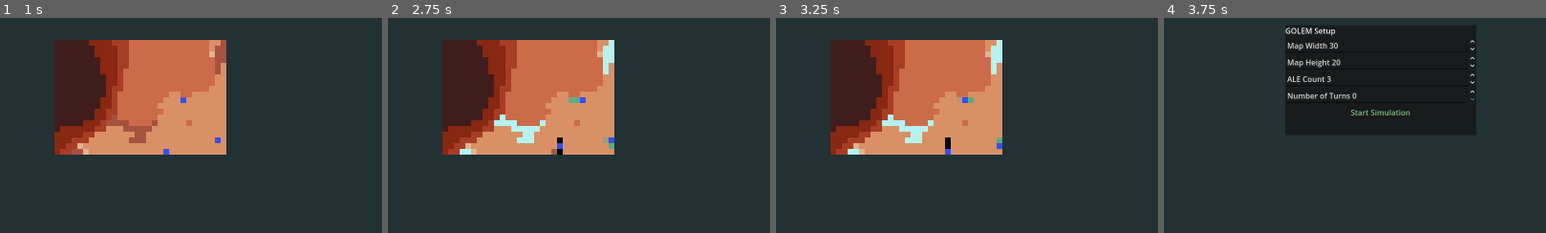
Above: before the commit, frames 1-4 (left to right).
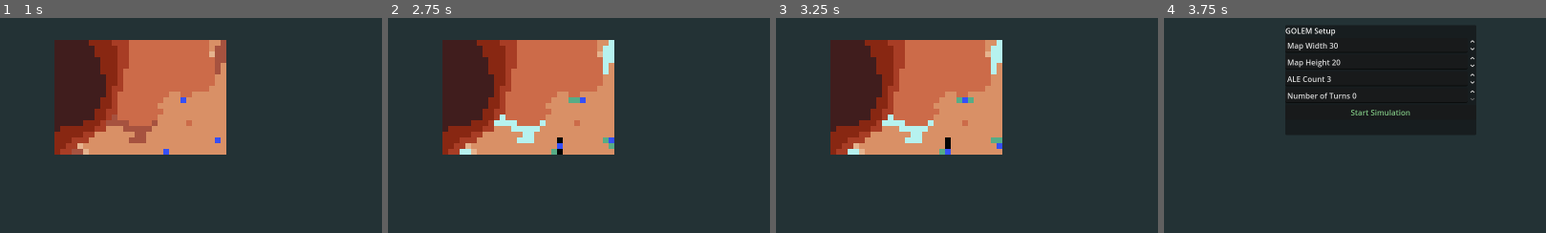
Above: after the commit, the same moments.

Repository: qgEyal/GOLEM_012
Game: Godot game, scene res://scenes/main.tscn
Same seed, same stepped clock (60 frames per second), same inputs: the game is played once before the commit and once after it.
Inputs (mouse positions are % of the whole screen's width and height, from its top left):
- Up to frame 1 (1 s): click "Start Simulation" at 0.5 s
- Up to frame 2 (2.75 s): move the mouse to (72, 45) at 1.27 s; hold D (map_right) 1.28-2.03 s; hold T (change) 1.28-2.03 s; click (72, 45) at 1.42 s; move the mouse to (30, 55) at 2.02 s; hold S (map_down) from 2.03 s (still down); tap T (change) at 2.1 s
- Up to frame 3 (3.25 s): tap Enter at 2.75 s; move the mouse to (60, 28) at 2.77 s; release S (map_down) at 2.78 s; hold D (map_right) from 2.78 s (still down); hold G (toggle_grid) from 2.78 s (still down); tap T (change) at 3.05 s
- Up to frame 4 (3.75 s): tap N (restart) at 3.5 s; move the mouse to (45, 70) at 3.52 s; release D (map_right) at 3.53 s; release G (toggle_grid) at 3.53 s; hold W (map_up) from 3.53 s (still down); tap T (change) at 3.6 s; click (45, 70) at 3.67 s
The pictures show only the part of the screen within x 22-72%, y 22-72%; the shares and areas given below are measured in that part.

Frame 1 is identical in both runs. In frame 2, less than 0.1% of the frame differs, in the area x 42-58%, y 55-64%; in frame 3, 0.1%, in the area x 42-58%, y 36-64%; in frame 4, nothing differs.

Commit message:
Restructured Resources folder; Optimized ale.gd

Diff:
--- a/project.godot
+++ b/project.godot
@@ -26,10 +26,6 @@
 window/size/viewport_width=1600
 window/size/viewport_height=900
 window/vsync/vsync_mode=0
-
-[editor_plugins]
-
-enabled=PackedStringArray("res://addons/script-ide/plugin.cfg")
 
 [input]
 
--- a/scripts/config/init_config.gd
+++ b/scripts/config/init_config.gd
@@ -35,14 +35,14 @@
 }
 
 const INIT_SYMBOLS: Dictionary = {
-	"Scout":      preload("res://assets/resources/symbols/INIT/scout.tres"),
-	"Explorer":   preload("res://assets/resources/symbols/INIT/explorer.tres"),
-	"Archivist":  preload("res://assets/resources/symbols/INIT/archivist.tres"),
-	"Scribe":     preload("res://assets/resources/symbols/INIT/scribe.tres"),
-	"Courier":    preload("res://assets/resources/symbols/INIT/courier.tres"),
-	"Glyphweaver":preload("res://assets/resources/symbols/INIT/glyphweaver.tres"),
-	"Sentinel":   preload("res://assets/resources/symbols/INIT/sentinel.tres"),
-	"Alchemist":  preload("res://assets/resources/symbols/INIT/alchemist.tres"),
+	"Scout":      preload("res://assets/resources/commands/INIT/scout.tres"),
+	"Explorer":   preload("res://assets/resources/commands/INIT/explorer.tres"),
+	"Archivist":  preload("res://assets/resources/commands/INIT/archivist.tres"),
+	"Scribe":     preload("res://assets/resources/commands/INIT/scribe.tres"),
+	"Courier":    preload("res://assets/resources/commands/INIT/courier.tres"),
+	"Glyphweaver":preload("res://assets/resources/commands/INIT/glyphweaver.tres"),
+	"Sentinel":   preload("res://assets/resources/commands/INIT/sentinel.tres"),
+	"Alchemist":  preload("res://assets/resources/commands/INIT/alchemist.tres"),
 }
 
 
--- a/scripts/entities/ale.gd
+++ b/scripts/entities/ale.gd
@@ -2,12 +2,14 @@
 extends Node2D
 
 const DIRECTIONS : Array[Vector2i] = [Vector2i.UP, Vector2i.DOWN, Vector2i.LEFT, Vector2i.RIGHT]
+const PHASE_TEMPLATE : PackedStringArray = ["INIT", "SENSE", "PROC", "MEM", "COMM", "MOVE", "EVOLVE"]
 
 @onready var sprite : Sprite2D = $Sprite
 #@onready var _fallback_definition : ALEdefinition = preload("res://assets/resources/ale_definition.tres")
 
 ## set ALE behavior
 @export var behavior : ALEBehavior # set by ALEManager at spawn
+@export var seal_symbol : SEALSymbol
 
 @export var definition : ALEdefinition : set = set_definition   # injected by manager
 @onready var main : Main
@@ -42,7 +44,6 @@
 enum State { MOVING, STOPPED, COLLIDING, IDLE }
 
 var state        : State  = State.MOVING
-var stop_timer   : float  = 0.0
 var move_speed   : float
 var move_timer   : float  = 1.0
 var tile_size    : int
@@ -50,7 +51,12 @@
 var prev_grid_pos : Vector2i
 var symbol_grid_size : int = 3
 
-var stop_turns : int
+var pause_turns: int = 0 # whole turns remaining
+var _last_turn_seen: int = -1 # cache to detect new turns
+## testing new timers
+#var stop_timer   : float  = 0.0
+#var stop_turns : int
+
 var visited_cells : Dictionary = {}
 var body_color    : Color
 var trail_color   : Color
@@ -60,11 +66,13 @@
 var enable_trails             : bool
 var enable_collision_handling : bool
 
-var seal_symbol : SEALSymbol
+
 var ale_id : int = -1
 
 var last_sensed_terrain : int = -1      # used by behaviour
 var trail_turns_left    : int = 0
+
+var trail_enabled: bool
 
 
 
@@ -112,14 +120,14 @@
 	# ─── INIT command log ───
 
 	## Pick fixed test command from ALEdefinition
-	var cmds := definition.core_instructions.duplicate()
-	print("cmds ", cmds)
+	#var cmds := definition.core_instructions.duplicate()
 	# ensure INIT is first, withouth MOVE (speed optimization)
-	phase_pipeline = ["INIT"]
-	for c in cmds:
-#		if c != "INIT" and c != "MOVE":
-		if c != "INIT":
-			phase_pipeline.append(c)
+	#phase_pipeline = ["INIT"]
+	#for c in cmds:
+##		if c != "INIT" and c != "MOVE":
+		#if c != "INIT":
+			#phase_pipeline.append(c)
+	phase_pipeline = PHASE_TEMPLATE.duplicate()
 	phase_index = 0
 	## phase_pipeline holds only INIT, SENSE, PROC, MEM, MOVE,COMM, EVOLVE
 	## invoke INIT
@@ -139,7 +147,6 @@
 
 	if definition == null:
 		set_definition(definition)
-	print("Phase pipeline: ", phase_pipeline)
 	prev_grid_pos = grid_pos
 	set_process_mode(PROCESS_MODE_PAUSABLE)
 
@@ -149,11 +156,16 @@
 		return
 
 	# Colour
+	#if body_color == Color():
+		#body_color = definition.body_color
+	#sprite.modulate = body_color
+	#sprite.modulate.a = 1.0
+	#default_color    = sprite.modulate
+
 	if body_color == Color():
 		body_color = definition.body_color
-	sprite.modulate = body_color
-	sprite.modulate.a = 1.0
-	default_color    = sprite.modulate
+	default_color = body_color
+	sprite.modulate = default_color
 
 	# Speed
 	move_speed = randf_range(definition.min_speed, definition.max_speed)
@@ -183,65 +195,73 @@
 
 
 
-func _process(delta : float) -> void:
+# ─────────────────────────────────────────────────────────────────────────────
+# 1. Main per-frame loop
+# ─────────────────────────────────────────────────────────────────────────────
+func _process(delta: float) -> void:
+	#  Make sure the simulation is running
 	if not main or not main.simulation_active:
 		return
 
-	if stop_turns > 0:
-		stop_timer -= delta * main.simulation_speed
-		if stop_timer <= 0:
-			stop_turns = 0
+	# ➋ Execute logic **once per new simulation turn**
+	var current_turn := main.turn_counter          # integer from main.gd
+	if current_turn == _last_turn_seen:
+		return                                     # same turn → nothing to do
+	_last_turn_seen = current_turn
+
+	# ➌ Handle paused state (collision, terrain effect, etc.)
+	if pause_turns > 0:
+		pause_turns -= 1
+		if pause_turns == 0:
 			sprite.modulate = default_color
 			state = State.MOVING
-		return
-
-	if main.max_turns > 0 and main.current_turn >= main.max_turns:
-		return
-
-	#move_timer -= delta * move_speed * main.simulation_speed
-	#if move_timer <= 0:
-		#move_randomly()
-		#move_timer = 1.0
-
-
-	## PHASES
-	if phase_index >= phase_pipeline.size():
-		# full cycle is complete (INIT + any additional commands)
-		# jump back to SENSE (index 1) for the next loop
-		phase_index = 1
-
-	var cmd := phase_pipeline[phase_index]
+		else:
+			return                                 # still paused → skip pipeline
+
+	# ➍ Advance cognitive / behaviour pipeline for this turn
+	_run_command_pipeline()
+
+# ─────────────────────────────────────────────────────────────────────────────
+# 2. Finite-state command pipeline
+# ─────────────────────────────────────────────────────────────────────────────
+func _run_command_pipeline() -> void:
+	if phase_pipeline.is_empty():
+		print("Empty phase")
+		return
+
+	var cmd : String = phase_pipeline[phase_index]
+
 	match cmd:
 		"INIT":
-			# INIT only runs once per session
-			# has been called already in initialize()
-			phase_index += 1
-
+			# Run once; _handle_init() sets _has_initialized internally
+			if not _has_initialized:
+				_handle_init()
 		"SENSE":
 			_handle_sense()
-			#print("SENSE phase")
-			phase_index += 1
-
 		"PROC":
 			_handle_proc()
-			#print("PROC phase")
-			phase_index += 1
-		## IMPLEMENT REST OF CORE COMMANDS BELOW
-
-		# END match
+		"COMM":
+			pass
+			#_handle_comm()
+		"MEM":
+			pass
+			#_handle_mem()
+		"MOVE":
+			pass
+			#_handle_move()
+		"EVOLVE":
+			pass
+			#_handle_evolve()
 		_:
-			phase_index += 1
-
-	'''
-		"MOVE":
-			move_timer -= delta * move_speed * main.simulation_speed
-			if move_timer <= 0:
-				move_randomly()
-				move_timer = 1.0
-			# after MOVE, loop back to SENSE
-			#print("MOVE phase")
-			phase_index += 1
-		'''
+			push_warning("Unknown phase: %s" % cmd)
+
+	# ── advance cyclically; skip INIT in future loops ──────────────────
+	phase_index = (phase_index + 1) % phase_pipeline.size()
+	if phase_index == 0:
+		phase_index = 1   # ensure we start next cycle at SENSE
+
+
+
 
 # ───────────────────────────────── MOVEMENT
 func move_randomly() -> void:
@@ -269,7 +289,8 @@
 			return
 
 	state = State.STOPPED
-	stop_turns = main.stop_turns
+	#stop_turns = main.stop_turns
+	pause_turns = main.stop_turns
 
 # ───────────────────────────────── COLLISION
 func check_collision(new_pos : Vector2i) -> ALE:
@@ -277,7 +298,7 @@
 		if child is ALE and child != self and child.grid_pos == new_pos:
 			return child
 	return null
-
+'''
 func handle_collision(_collision_pos : Vector2i) -> void:
 	state = State.STOPPED
 	sprite.modulate = main.collision_color
@@ -297,11 +318,11 @@
 		stop_turns = base_stop_turns
 
 	stop_timer = stop_turns
-	'''
+
 	# ──────────────────────────────────────────────────────────────────
-	Establish collisions and core commands
+	#Establish collisions and core commands
 	# ──────────────────────────────────────────────────────────────────
-	'''
+
 	var other := get_colliding_ale(_collision_pos)
 	if other:
 		var msg := "ALE %d collided with ALE %d" % [ale_id, other.ale_id]
@@ -318,6 +339,54 @@
 
 	SignalBus.message_sent.emit("Stopping for: %d turns\n" % stop_turns,
 								main.collision_color)
+'''
+
+## UPDATED handle_collision
+func handle_collision(_collision_pos : Vector2i) -> void:
+	# ─── Visual feedback and state change ──────────────────────────────
+	state            = State.STOPPED
+	sprite.modulate  = main.collision_color
+	sprite.scale     = Vector2(
+		tile_size / sprite.texture.get_size().x,
+		tile_size / sprite.texture.get_size().y
+	)
+
+	# ─── Out-of-bounds check (respawn) ─────────────────────────────────
+	if not map or not map.is_in_bounds(grid_pos):
+		main.ale_manager.respawn_ale(self)
+		return
+
+	# ─── Determine pause length in whole turns ─────────────────────────
+	var base_turns := randi_range(5, 15)
+	if map.is_high_energy_zone(grid_pos):
+		pause_turns = base_turns + 5
+	elif map.is_stable_zone(grid_pos):
+		pause_turns = max(3, base_turns - 5)
+	else:
+		pause_turns = base_turns
+
+	# ─── Build and emit log message(s) ─────────────────────────────────
+	var other := get_colliding_ale(_collision_pos)
+	if other:
+		var msg := "ALE %d collided with ALE %d" % [ale_id, other.ale_id]
+		msg += "\nALE %d initialized on terrain type %s" % [ale_id, initial_terrain_name]
+		msg += "\nALE %d initialized on terrain type %s" % [other.ale_id, other.initial_terrain_name]
+		SignalBus.message_sent.emit(msg, main.collision_color)
+	else:
+		SignalBus.message_sent.emit(
+			"ALE %d COLLIDED at %s" % [ale_id, str(grid_pos)],
+			main.collision_color
+		)
+
+	SignalBus.message_sent.emit(
+		"Stopping for: %d turns\n" % pause_turns,
+		main.collision_color
+	)
+
+
+
+
+
 
 
 func get_colliding_ale(target_pos : Vector2i) -> ALE:
--- a/scripts/main.gd
+++ b/scripts/main.gd
@@ -40,6 +40,8 @@
 @export var min_speed : float = 0.5
 @export var max_speed : float = 2.0
 @export var stop_turns : int  = 10            # turns to pause after collision
+
+var turn_counter: int = 0
 
 @export_category("Stigmergy")
 @export var trail_duration : float = 5.0
@@ -113,7 +115,11 @@
 
 	time_accumulator += delta * simulation_speed
 	if time_accumulator >= 1.0:
-		time_accumulator = 0.0
+		#time_accumulator = 0.0
+		## added this two lines for testing
+		time_accumulator -= 1.0
+		turn_counter += 1
+
 		current_turn += 1
 
 		if max_turns > 0 and current_turn >= max_turns:
--- a/scripts/resources/ale_definition.gd
+++ b/scripts/resources/ale_definition.gd
@@ -26,11 +26,8 @@
 @export var texture : Texture2D
 @export var size    : Vector2 = Vector2(16, 16)
 
+@export var trail_enabled  : bool   = false   # master on/off
 
-# ────────────────────────────────────────────────────────────────────────────
-#  Scout-specific trail settings
-# ────────────────────────────────────────────────────────────────────────────
-@export var trail_enabled  : bool   = false   # master on/off
 @export var trail_turns    : int    = 7       # number of MOVE steps
 @export var trail_duration : float  = 2.0     # seconds until fade
 @export var trail_fade     : float  = 0.5     # fade half-life (s)
--- a/scripts/seal/seal_symbol.gd
+++ b/scripts/seal/seal_symbol.gd
@@ -20,8 +20,8 @@
 # Packed bitmask for an N×N grid: lowest bit corresponds to index 0
 @export var bitmask: int
 @export var grid_size : int = 3 : set = _set_grid_size
-@export var mirror_type     : MirrorType   = MirrorType.HORIZONTAL
-@export var pattern_bits    : PackedByteArray   # raw unique-rows as bits
+@export var mirror_type : MirrorType  # = MirrorType.HORIZONTAL
+@export var pattern_bits : PackedByteArray   # raw unique-rows as bits
 ## Lazily-updated cache of the packed 16-bit value used for RGBA encoding
 var _cached_gb : int = -1
 
Renamed: assets/resources/symbols/INIT/alchemist.tres -> assets/resources/commands/INIT/alchemist.tres
Renamed: assets/resources/symbols/INIT/archivist.tres -> assets/resources/commands/INIT/archivist.tres
Renamed: assets/resources/symbols/INIT/courier.tres -> assets/resources/commands/INIT/courier.tres
Renamed: assets/resources/symbols/INIT/explorer.tres -> assets/resources/commands/INIT/explorer.tres
Renamed: assets/resources/symbols/INIT/glyphweaver.tres -> assets/resources/commands/INIT/glyphweaver.tres
Renamed: assets/resources/symbols/INIT/scout.tres -> assets/resources/commands/INIT/scout.tres
Renamed: assets/resources/symbols/INIT/scribe.tres -> assets/resources/commands/INIT/scribe.tres
Renamed: assets/resources/symbols/INIT/sentinel.tres -> assets/resources/commands/INIT/sentinel.tres
